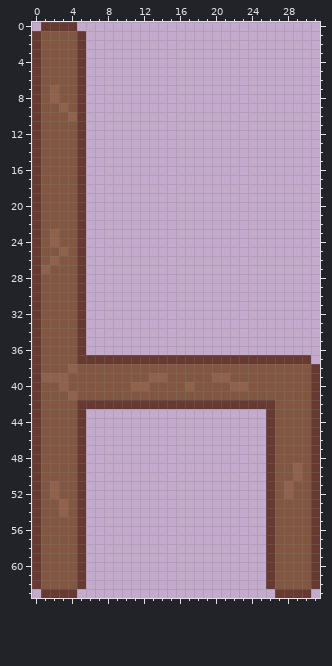
File history of a pixel-art sprite, Content/chair.png. That is the earlier state.
The file is 32x64 pixels.
Now the later version:
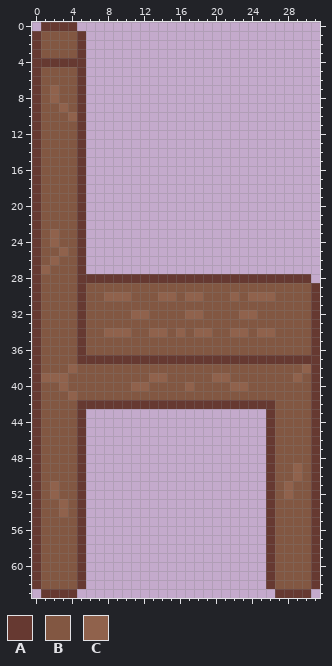
Palette (. is transparent): A #663931  B #825742  C #90624c
Edits made:
y 4: x 1..4 BBBB -> AAAA
y 28: x 6..30 ......................... -> AAAAAAAAAAAAAAAAAAAAAAAAA
y 29: x 6..31 .......................... -> BBBBBBBBBBBBBBBBBBBBBBBBBA
y 30: x 6..31 .......................... -> BBCCCBBBCCBCCBBBCBCCCBBBBA
y 31: x 6..31 .......................... -> BBBBBBBBBBBBBBBBBBBBBBBBBA
y 32: x 6..31 .......................... -> BBBBBCCBBBBCCBBBBCCBBBBBBA
y 33: x 6..31 .......................... -> BBBBBBBBBBBBBBBBBBBBBBBBBA
y 34: x 6..31 .......................... -> BBCCCBBCCBCBCCBBCCBCCBBBBA
y 35..36: x 6..31 .......................... -> BBBBBBBBBBBBBBBBBBBBBBBBBA
y 37: x 31 . -> A
y 38: x 30 B -> C
y 39: x 29 B -> C
